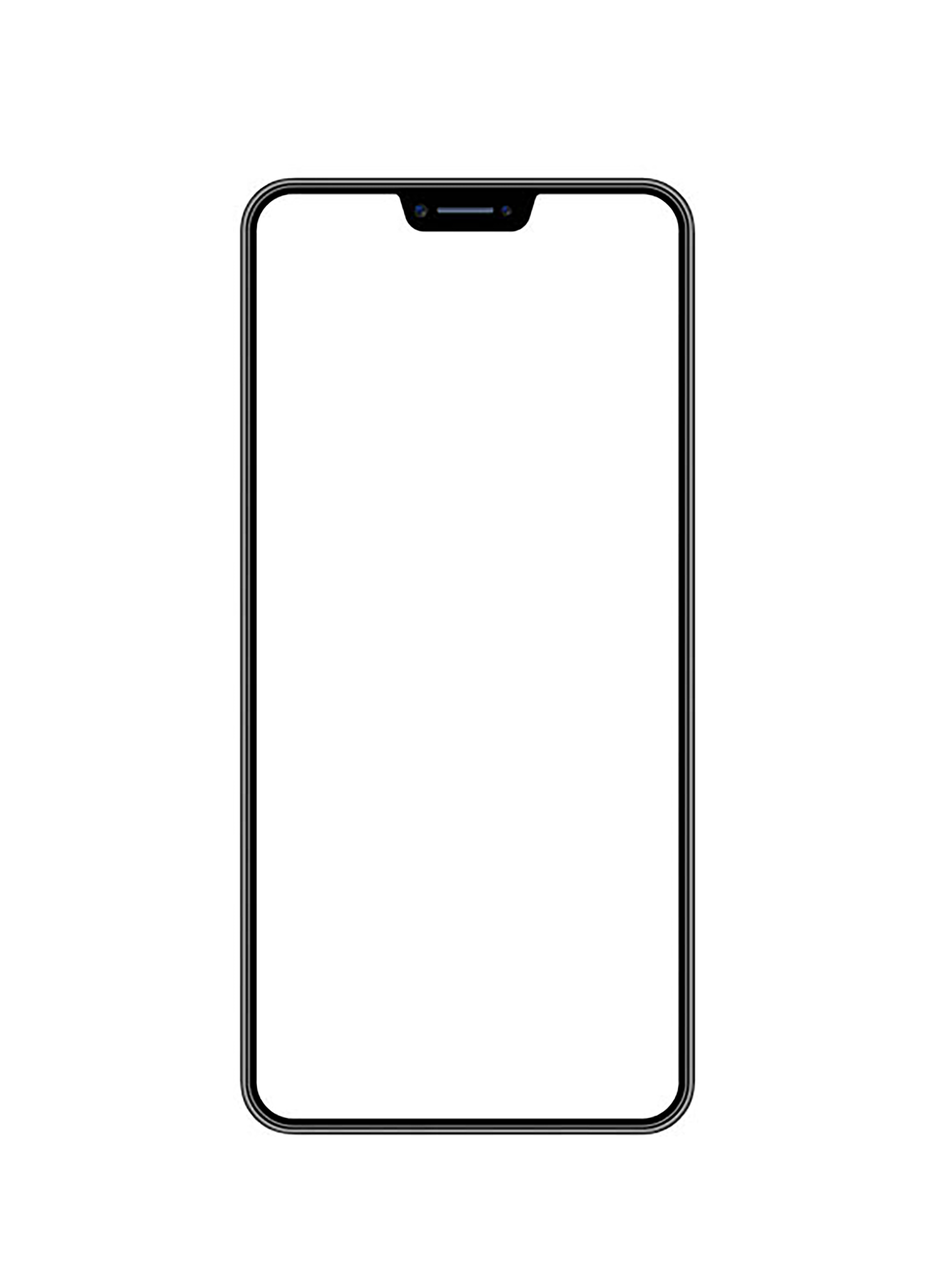
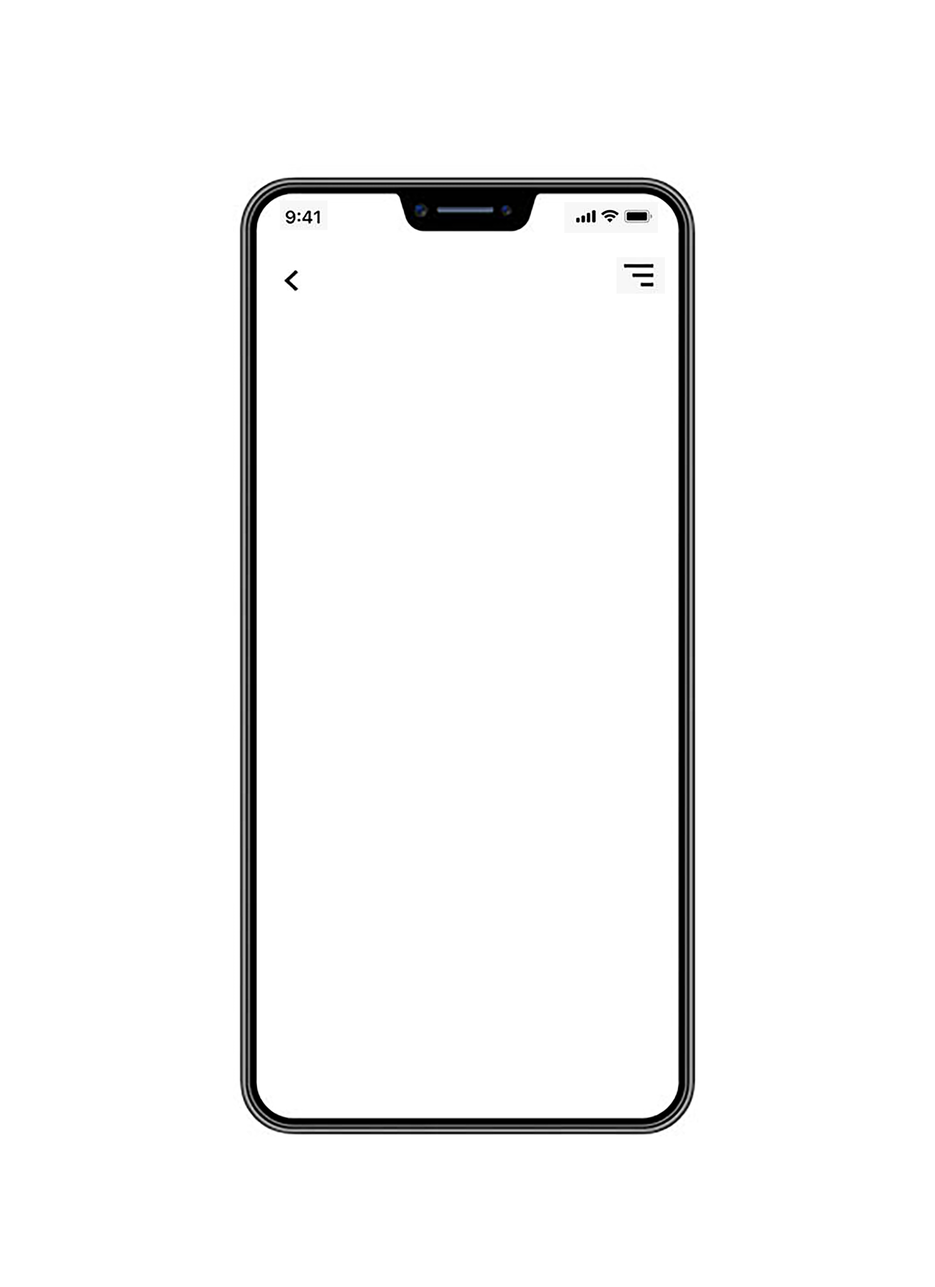
Before/after of a (935, 1287) layered artwork. What changed in the layer stack:
removed layer "Layer 1" over [234, 176, 696, 1137]
added layer "back" above "filter button" over [279, 269, 302, 294]
added layer "filter button" above "phone" over [616, 257, 665, 294]
added layer "phone" above "Background" over [234, 176, 696, 1137]
